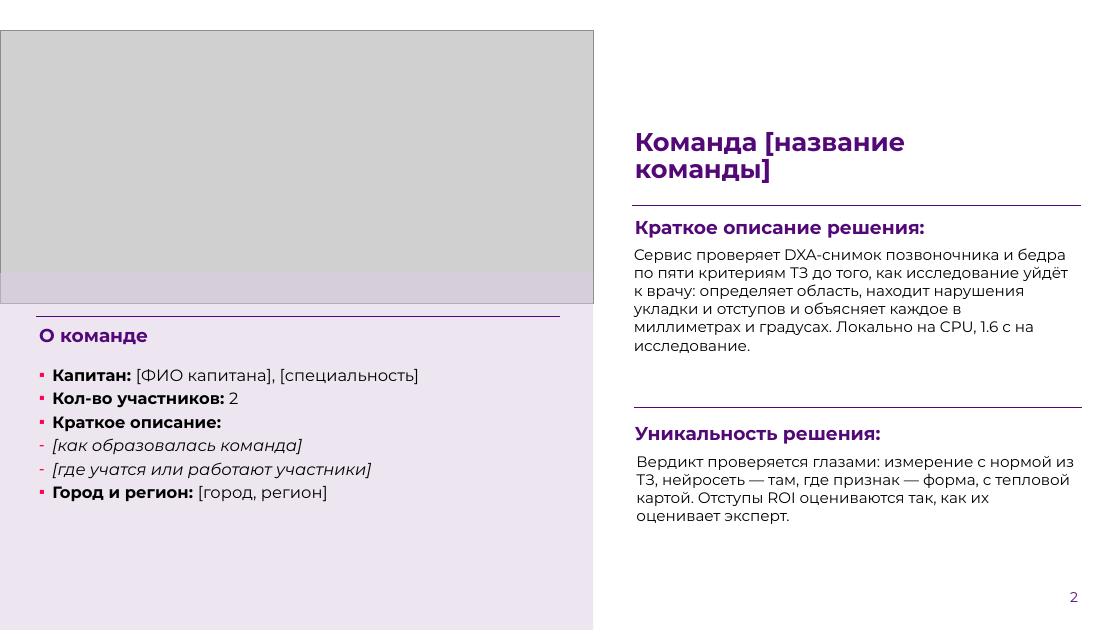
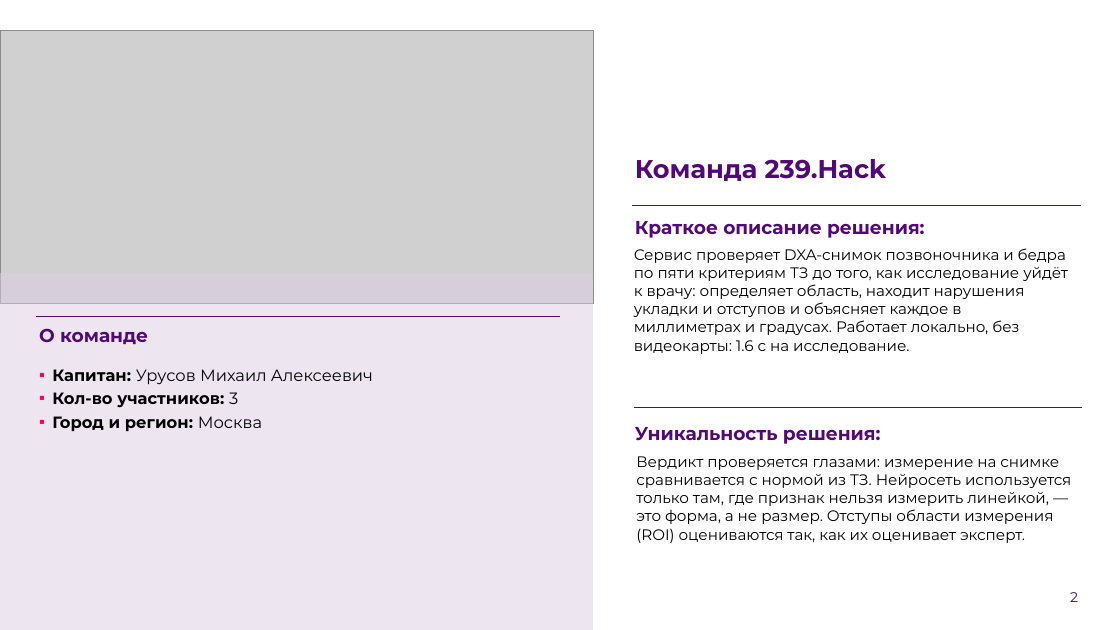
Before and after one commit to theorcos239/LCT_2026, a slide deck: slide 2 of docs/presentation/DXA_QC_pitch.pptx. Drawn at 1120x630 pixels with LibreOffice and Linux fonts; fonts in the diff are those of the drawing; grey boxes stand for pictures; background and template pictures are left out. Boxes give left, top, right and bottom in pixels: in the first picture for what was removed or moved away, otherwise in the second. Text is boxed around its words. In the diff, an @@ line names an element or a change of style, - is before the commit and + after.

```diff
--- a/docs/presentation/DXA_QC_pitch.pptx
+++ b/docs/presentation/DXA_QC_pitch.pptx
@@ title at (635,159,887,181): text changed @@
-Команда [название команды]
+Команда 239.Hack
@@ text at (634,248,1068,354): text changed @@
-Сервис проверяет DXA-снимок позвоночника и бедра по пяти критериям ТЗ до того, как исследование уйдёт к врачу: определяет область, находит нарушения укладки и отступов и объясняет каждое в миллиметрах и градусах. Локально на CPU, 1.6 с на исследование.
+Сервис проверяет DXA-снимок позвоночника и бедра по пяти критериям ТЗ до того, как исследование уйдёт к врачу: определяет область, находит нарушения укладки и отступов и объясняет каждое в миллиметрах и градусах. Работает локально, без видеокарты: 1.6 с на исследование.
@@ text at (52,369,373,432): text changed; bold on @@
-▪ Капитан: [ФИО капитана], [специальность]
-▪ Кол-во участников: 2
-▪ Краткое описание:
-– [как образовалась команда]
-– [где учатся или работают участники]
-▪ Город и регион: [город, регион]
+▪ Капитан: Урусов Михаил Алексеевич
+▪ Кол-во участников: 3
+▪ Город и регион: Москва
@@ text at (636,456,1071,543): text changed @@
-Вердикт проверяется глазами: измерение с нормой из ТЗ, нейросеть — там, где признак — форма, с тепловой картой. Отступы ROI оцениваются так, как их оценивает эксперт.
+Вердикт проверяется глазами: измерение на снимке сравнивается с нормой из ТЗ. Нейросеть используется только там, где признак нельзя измерить линейкой, — это форма, а не размер. Отступы области измерения (ROI) оцениваются так, как их оценивает эксперт.
```
Also in this commit, not shown: 23 other slides changed, 1 slide added, 1 slide removed, 32 other files.
